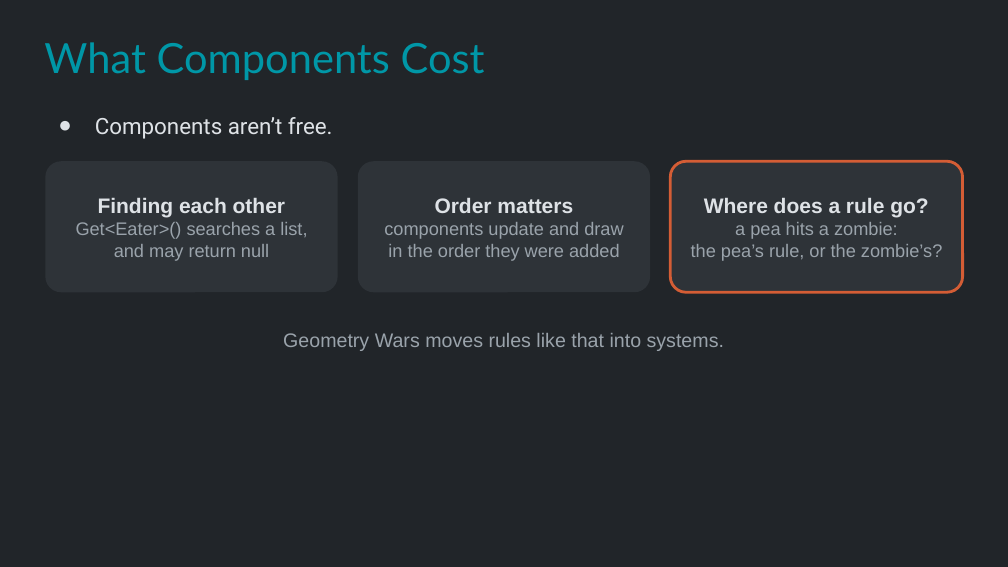
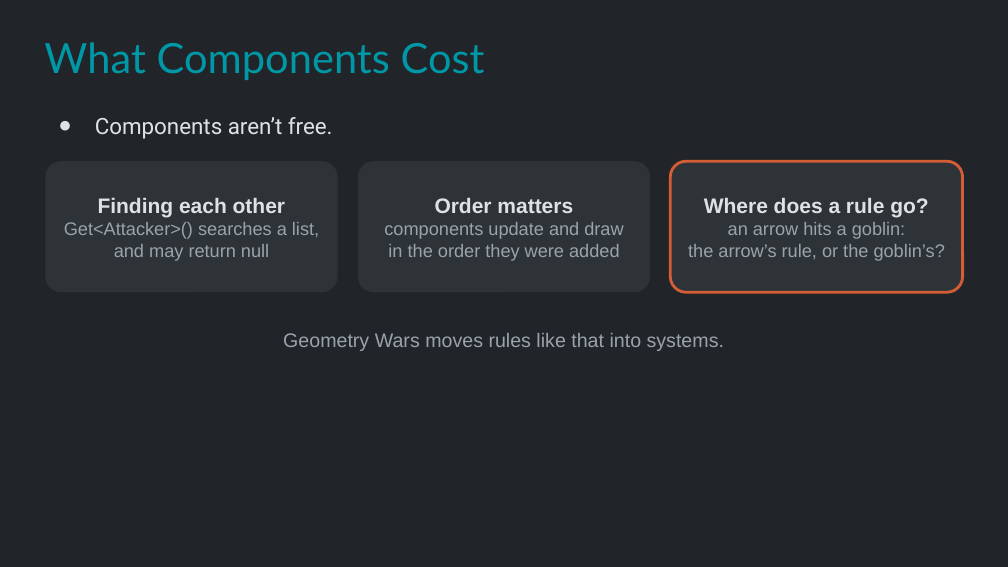
Before and after one commit to Metamate/gar, a slide deck: slide 17 of slides/09 Plants vs. Zombies.pptx. Drawn at 1008x567 pixels with LibreOffice and Linux fonts; fonts in the diff are those of the drawing. Boxes give left, top, right and bottom in pixels: in the first picture for what was removed or moved away, otherwise in the second. Text is boxed around its words. In the diff, an @@ line names an element or a change of style, - is before the commit and + after.

```diff
--- a/slides/09 Plants vs. Zombies.pptx
+++ b/slides/09 Plants vs. Zombies.pptx
@@ text in rounded rectangle at box(64, 222, 319, 239): text changed @@
-Get<Eater>() searches a list,
+Get<Attacker>() searches a list,
@@ text in rounded rectangle at box(688, 222, 945, 261): text changed @@
-a pea hits a zombie:
-the pea’s rule, or the zombie’s?
+an arrow hits a goblin:
+the arrow’s rule, or the goblin’s?
```
Also in this commit, not shown: 23 other slides changed, 8 other files.
